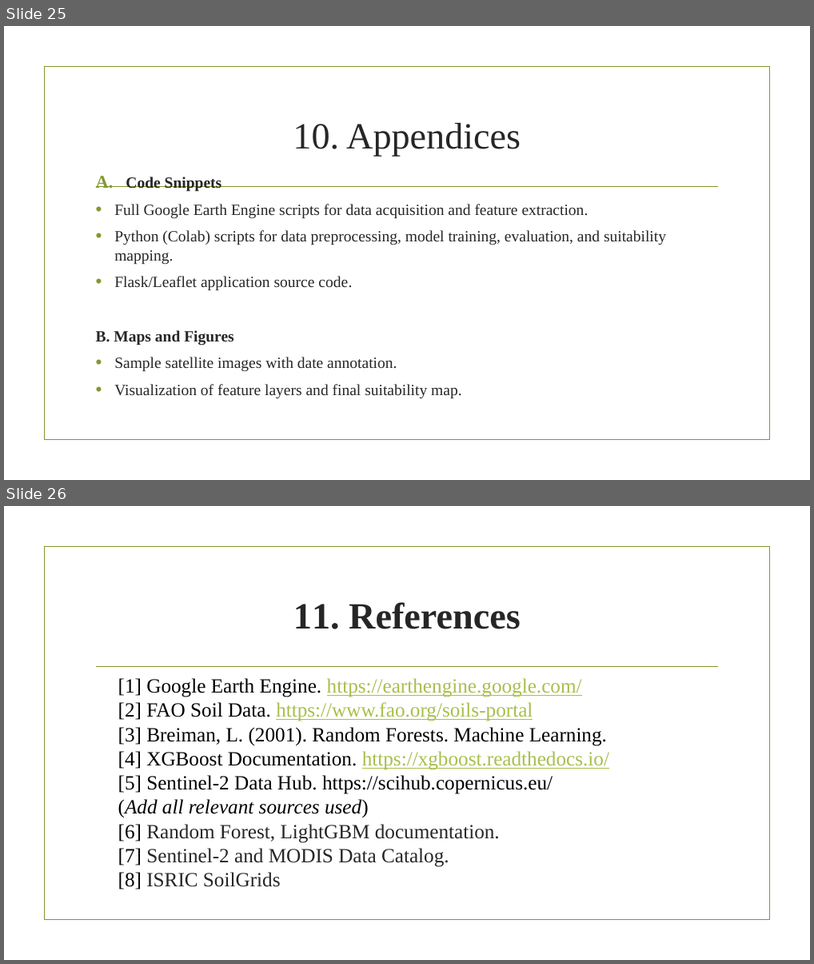
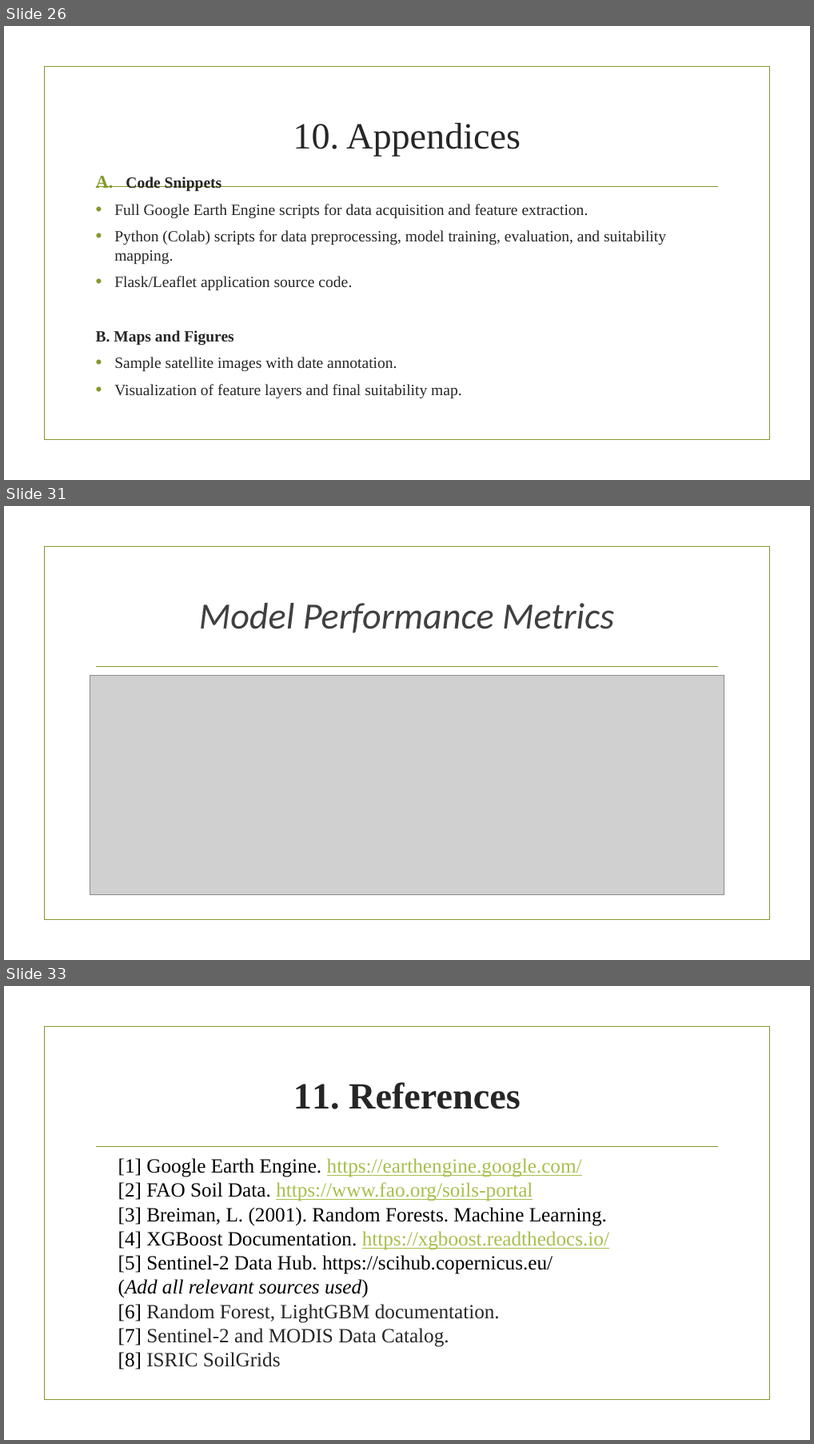
Before and after one commit to abdramanemhtali/GIS_Projects-For-Final-Exams, a slide deck: Projects For Final Exams/Final Project Report Advanced GIS-ML Based Crop Recommendation System for Sustainable.pptx. Shown one above the other, each under a label of ours: slides 25 and 26 before the commit, slides 26, 31 and 33 after it; the slides between them are not shown. The pictures are 814x964 and 814x1444 pixels, drawn with LibreOffice and Linux fonts; fonts in the diff are those of the drawing; grey boxes stand for pictures; background and template pictures are left out. Boxes give left, top, right and bottom in pixels: in the first picture for what was removed or moved away, otherwise in the second. Text is boxed around its words. In the diff, an @@ line names an element or a change of style, - is before the commit and + after.

```diff
--- a/Projects For Final Exams/Final Project Report Advanced GIS-ML Based Crop Recommendation System for Sustainable.pptx
+++ b/Projects For Final Exams/Final Project Report Advanced GIS-ML Based Crop Recommendation System for Sustainable.pptx
@@ slide 31 added at box(4, 506, 810, 960), background picture (left out); not listed: 2 template elements that a slide beside it also shows @@
@@ title added at box(199, 603, 614, 633), 44 pt, text #404040, italic @@
+Model Performance Metrics
@@ picture added at box(90, 676, 725, 895) @@
@@ what was slide 25 is now slide 26 @@
@@ what was slide 26 is now slide 33 @@
```
Also in this commit, not shown: 6 other slides added.
